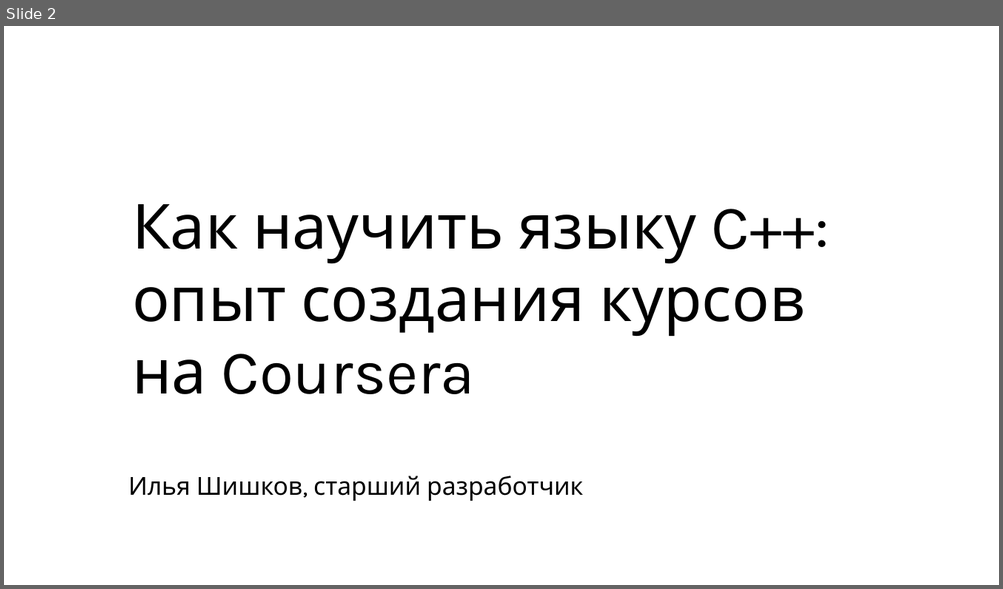
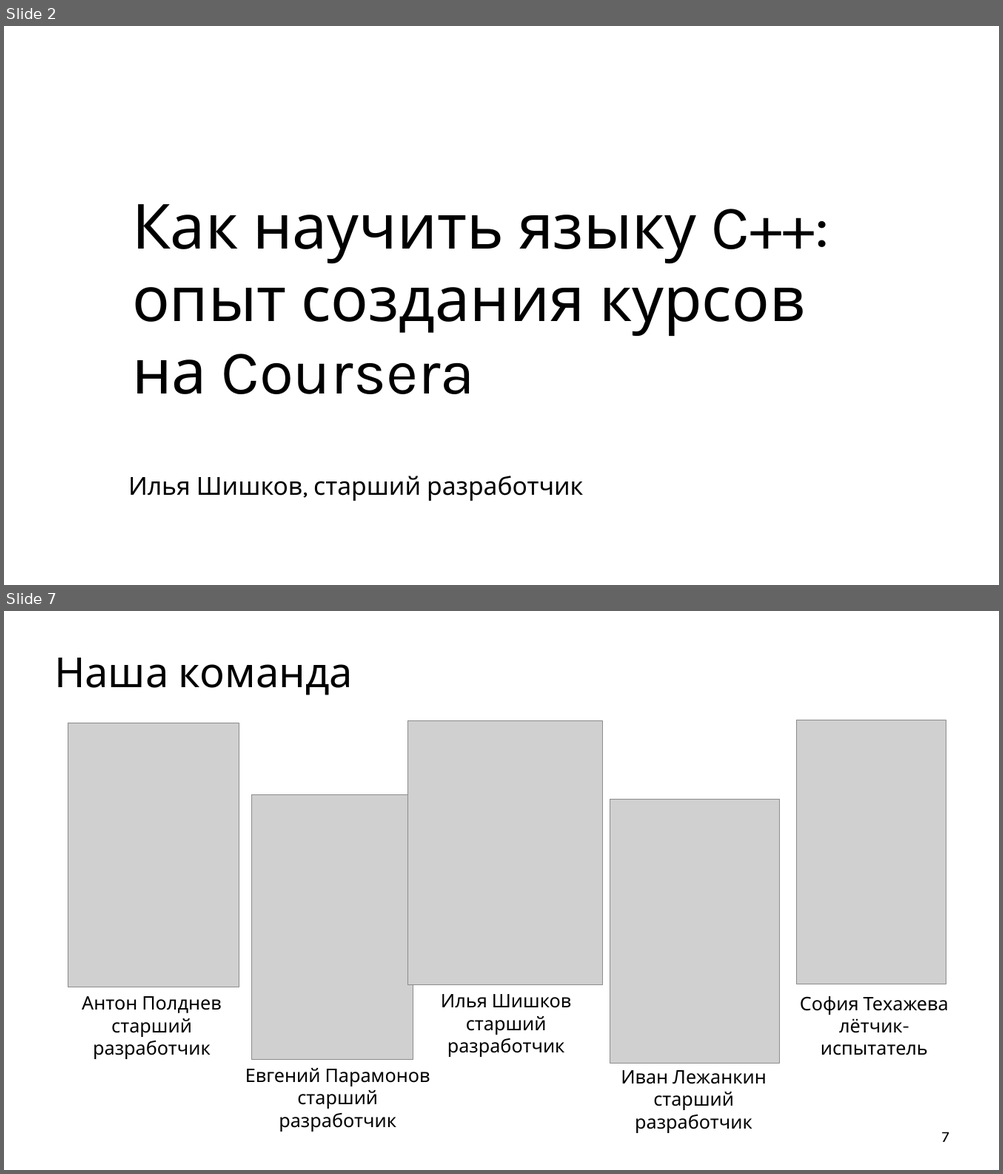
Before and after one commit to ishfb/cpprus18, a slide deck: slides.pptx. Shown one above the other, each under a label of ours: slide 2 before the commit, slides 2 and 7 after it; the slides between them are not shown. The pictures are 1003x589 and 1003x1174 pixels, drawn with LibreOffice and Linux fonts; fonts in the diff are those of the drawing; grey boxes stand for pictures; background and template pictures are left out. Boxes give left, top, right and bottom in pixels: in the first picture for what was removed or moved away, otherwise in the second. Text is boxed around its words. In the diff, an @@ line names an element or a change of style, - is before the commit and + after.

```diff
--- a/slides.pptx
+++ b/slides.pptx
@@ slide 7 added at <box>4,611,999,1170</box>, background #FFFFFF @@
@@ title added at <box>54,658,353,695</box>, 80 pt, text #000000 @@
+Наша команда
@@ picture added at <box>408,721,603,985</box> @@
@@ picture added at <box>797,720,945,985</box> @@
@@ picture added at <box>68,723,239,987</box> @@
@@ picture added at <box>251,795,412,1059</box> @@
@@ picture added at <box>610,799,780,1064</box> @@
@@ text added at <box>82,997,222,1059</box>, 36 pt, text #000000 @@
+Антон Полднев
+старший разработчик
@@ text added at <box>441,994,572,1057</box>, 36 pt, text #000000 @@
+Илья Шишков
+старший разработчик
@@ text added at <box>800,997,948,1056</box>, 36 pt, text #000000 @@
+София Техажева
+лётчик-испытатель
@@ text added at <box>245,1068,430,1132</box>, 36 pt, text #000000 @@
+Евгений Парамонов
+старший разработчик
@@ text added at <box>620,1071,766,1133</box>, 36 pt, text #000000 @@
+Иван Лежанкин
+старший разработчик
@@ page number added at <box>942,1132,949,1142</box>, 30 pt, text #000000 @@
+7
```
Also in this commit, not shown: 2 slides changed, 2 other slides added, 1 slide removed, 14 other files.
